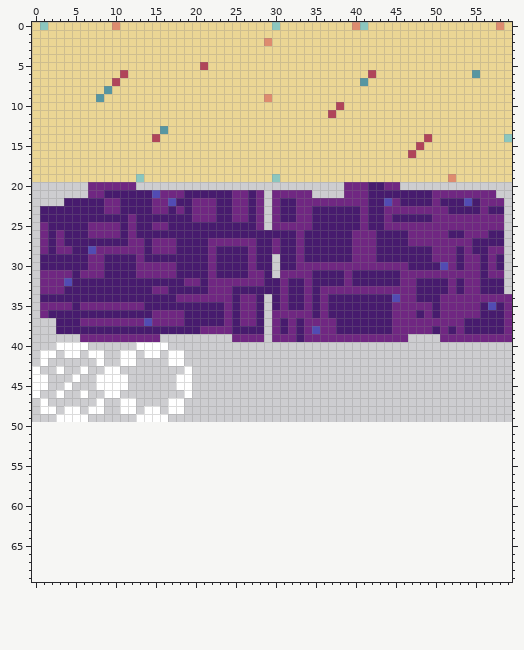
Pixel-art file -- raw/tilemap/tile_set.ase. This is how it looked before the edit.
60x50 pixels, 1 frame. The old version is drawn lined up with the new one, on the new canvas.
And afterwards:
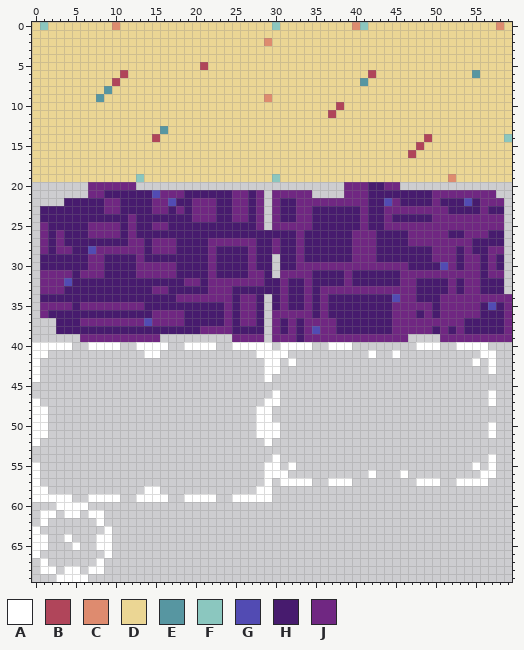
Palette (. is transparent): A #ffffff  B #b0455a  C #de8b6f  D #ebd694  E #5796a1  F #8bc7bf  G #524bb3  H #471b6e  J #702782
The edit:
canvas 60x50 -> 60x70
There is now colour A in row 40 at x 0 to 2, 7 to 10, 19 to 22, 25 to 29, 31 to 34, 37 to 39, 48 to 50 and 53 to 56; in row 41 at x 0, 28 to 31, 42, 45 and 56 to 57; in row 42 at x 0, 29 to 30, 32, 55 and 57; in row 43 at x 29 to 30 and 57; in row 44 at x 29; in row 46 at x 30 and 57.
There is now colour A in row 47 at x 0, 29 to 30 and 57; in row 48 at x 0 and 28 to 29; in row 49 at x 0 to 1 and 28 to 29; in rows 50 to 51 at x 0 to 1, 28 to 30 and 57; in row 52 at x 0 and 29; in row 54 at x 30 and 57.
There is now colour A in row 55 at x 0, 29 to 30, 32, 55 and 57; in row 56 at x 0, 29 to 31, 42, 46 and 56 to 57; in row 57 at x 0, 29, 31 to 34, 37 to 39, 48 to 50 and 53 to 56; in row 58 at x 0 to 1, 14 to 15 and 28 to 29; in row 59 at x 0 to 4, 7 to 10, 13 to 16, 19 to 22 and 25 to 29; in row 60 at x 3 to 6.
There is now colour A in row 61 at x 1 to 2, 4 to 5 and 7 to 8; in row 62 at x 1 and 8; in row 63 at x 0 and 9; in row 64 at x 0 to 1, 4 and 8 to 9; in row 65 at x 0 to 1, 5 and 8 to 9; in row 66 at x 0 and 9.
There is now colour A in row 67 at x 1 and 8; in row 68 at x 1 to 2, 4 to 5 and 7 to 8; in row 69 at x 3 to 6.
Colour A is gone in row 40 at x 5 to 6; in row 41 at x 2, 4 to 5, 7 to 8, 11 to 12 and 17 to 18; in row 42 at x 1, 8, 11 to 12 and 17 to 18; in row 43 at x 3, 6, 9 to 10 and 19; in row 44 at x 1, 5, 8 to 11 and 18 to 19; in row 45 at x 0 to 1, 4, 8 to 11 and 18 to 19.
Colour A is gone in row 46 at x 0, 3, 6, 9 to 10 and 19; in row 47 at x 1, 8, 11 to 12 and 17 to 18; in row 48 at x 2, 4 to 5, 7 to 8, 11 to 12, 14 to 15 and 17 to 18; in row 49 at x 3 to 6 and 13 to 16.
Pixel boxes of the changes (left, top, right, bottom) in both pictures:
changed: (32, 342, 496, 582)
